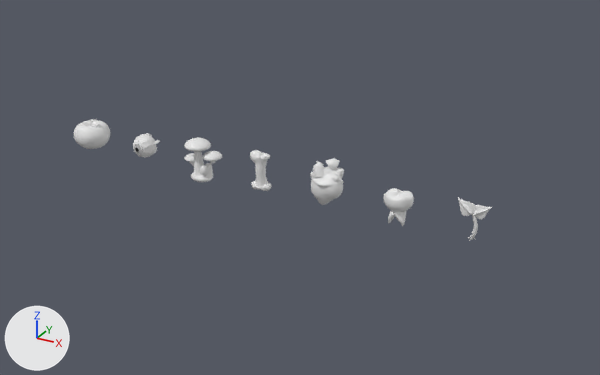
One commit to the FBX model Assets/Prototype_Elevator/Art/Models/SYM_SlotSymbols.fbx: the scene before it, then after it.
Camera for both pictures: a camera (50 mm lens) standing at (1.099, -1.782, 0.868) and looking at (0.095, 0.043, -0.045). Arrows for +X, +Y and +Z are at lower left; the lights stay in place. The first picture is the older version. Vertices at exactly the same position are counted once.

In view in the first picture: 'SYM_Apple', 'SYM_Bone', 'SYM_Eye', 'SYM_Heart', 'SYM_Mushroom', 'SYM_Sprout', 'SYM_Tooth' and 1 more.
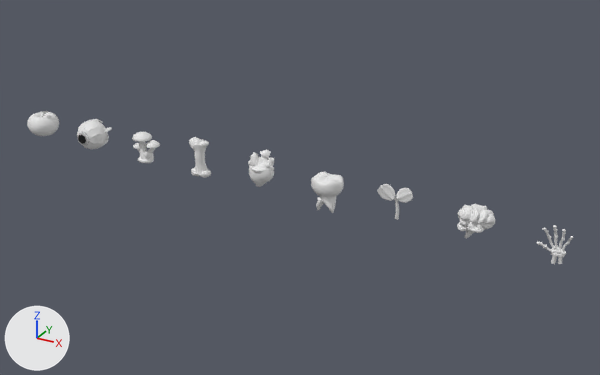
Changed parts and their boxes [x1, y1, x2, y2] in the pictures (600 x 375 px):
'SYM_Heart', moved, rescaled (23% narrower, 21% shorter): before [310, 158, 344, 205]; after [248, 150, 274, 187]
'SYM_Tooth', moved, rescaled (6% wider, 8% taller): before [383, 188, 414, 226]; after [311, 172, 344, 213]
'SYM_Mushroom', reshaped, moved (26% narrower, 30% shorter): before [184, 137, 222, 182]; after [132, 132, 160, 163]
'SYM_Apple', reshaped, moved (11% narrower, 17% shorter): before [74, 120, 110, 149]; after [27, 112, 59, 136]
'SYM_Bone', moved: before [250, 150, 272, 191]; after [189, 137, 211, 178]
'SYM_Eye', reshaped, moved (29% wider, 19% taller): before [133, 133, 160, 158]; after [77, 119, 112, 149]
'SYM_Sprout', reshaped, moved (18% shorter): before [458, 197, 492, 241]; after [378, 184, 413, 220]
'SYM_Brain', added: after [457, 204, 495, 239]
'SYM_HandBone', added: after [537, 225, 573, 264]
part 6 of me_sym_sprout_012, rebuilt: before [458, 197, 492, 234]; after [378, 184, 413, 220]

Edits to the bpy script that builds the scene:
```text
Change me_sym_apple_045:
    remove me_sym_apple_045.from_pydata(...)  # 1232 vertices, 2398 faces; spans x -0.0536..0.0552, y -0.0544..0.0544, z -0.0419..0.0512
    add me_sym_apple_045.from_pydata(...)  # 1245 vertices, 2434 faces; spans x -0.0473..0.0487, y -0.048..0.048, z -0.0369..0.0463
    me_sym_apple_045 part 1: 1232 vertices removed from x -0.0536..0.0552, y -0.0544..0.0544, z -0.0419..0.0512; 1245 vertices added at x -0.0473..0.0487, y -0.048..0.048, z -0.0369..0.0463
Change me_sym_mushroom_020:
    remove me_sym_mushroom_020.from_pydata(...)  # 1288 vertices, 2524 faces; spans x -0.0582..0.0636, y -0.0394..0.0344, z -0.0691..0.058
    add me_sym_mushroom_020.from_pydata(...)  # 2236 vertices, 4385 faces; spans x -0.0439..0.0485, y -0.0302..0.0265, z -0.0521..0.0422
    me_sym_mushroom_020 part 4: 1288 vertices removed from x -0.0582..0.0636, y -0.0394..0.0344, z -0.0691..0.058; 2236 vertices added at x -0.0439..0.0485, y -0.0302..0.0265, z -0.0521..0.0422
Change me_sym_sprout_012:
    remove me_sym_sprout_012.from_pydata(...)  # 1452 vertices, 2806 faces; spans x -0.0469..0.0357, y -0.0143..0.0078, z -0.0679..0.0435
    add me_sym_sprout_012.from_pydata(...)  # 1452 vertices, 2858 faces; spans x -0.0513..0.0378, y -0.0185..0.007, z -0.0522..0.0451
    me_sym_sprout_012 part 6: the loose piece of 1163 vertices spanning x -0.0469..0.0357, y -0.0143..0.0073, z -0.0423..0.0435 is rebuilt with 1452 vertices and now spans x -0.0513..0.0378, y -0.0185..0.007, z -0.0522..0.0451
    other edits to the shape of me_sym_sprout_012 do not show in these pictures
Change me_sym_tooth_036:
    remove me_sym_tooth_036.from_pydata(...)  # 1052 vertices, 2044 faces; spans x -0.0384..0.0384, y -0.0322..0.0322, z -0.0613..0.0251
    add me_sym_tooth_036.from_pydata(...)  # 1052 vertices, 2044 faces; spans x -0.0439..0.0439, y -0.0367..0.0367, z -0.07..0.0286
    me_sym_tooth_036 part 3: the whole mesh is scaled about the mesh origin by 1.14
Change me_sym_eye_036:
    remove me_sym_eye_036.from_pydata(...)  # 848 vertices, 1654 faces; spans x -0.0359..0.036, y -0.0331..0.0552, z -0.0338..0.0338
    add me_sym_eye_036.from_pydata(...)  # 848 vertices, 1654 faces; spans x -0.0473..0.0473, y -0.0435..0.0726, z -0.0444..0.0444
    me_sym_eye_036 part 5: the whole mesh is multiplied about the mesh origin by the matrix ((1.315, 0.0, 0.0), (0.0, 1.315, 0.0), (0.0, 0.0, 1.315))
Change me_sym_heart_045:
    remove me_sym_heart_045.from_pydata(...)  # 1304 vertices, 2499 faces; spans x -0.0466..0.045, y -0.0364..0.0356, z -0.0588..0.0725
    add me_sym_heart_045.from_pydata(...)  # 1304 vertices, 2499 faces; spans x -0.0385..0.0371, y -0.03..0.0294, z -0.0485..0.0598
    me_sym_heart_045 part 2: the whole mesh is scaled about the mesh origin by 0.825
Change ob_sym_apple:
    ob_sym_apple.location: (-0.6, 0.0, 0.0) -> (-0.8, 0.0, 0.0)
Change ob_sym_mushroom:
    ob_sym_mushroom.location: (-0.2, 0.0, 0.0) -> (-0.4, 0.0, 0.0)
Change ob_sym_sprout:
    ob_sym_sprout.location: (0.6, 0.0, 0.0) -> (0.4, 0.0, 0.0)
Change ob_sym_tooth:
    ob_sym_tooth.location: (0.4, 0.0, 0.0) -> (0.2, 0.0, 0.0)
Change ob_sym_eye:
    ob_sym_eye.location: (-0.4, 0.0, 0.0) -> (-0.6, 0.0, 0.0)
Change ob_sym_heart:
    ob_sym_heart.location: (0.2, 0.0, 0.0) -> (0.0, 0.0, 0.0)
Change ob_sym_bone:
    ob_sym_bone.location: (0.0, 0.0, 0.0) -> (-0.2, 0.0, 0.0)
Add ob_sym_brain:
    ob_sym_brain = bpy.data.objects.new('SYM_Brain', me_sym_brain_035)  # 2217 vertices, 4398 faces; spans x -0.0456..0.0475, y -0.0311..0.0307, z -0.0627..0.0309; in mat_sym_cortex (white #e7e7e7), mat_sym_brainstem (white #e7e7e7)
    ob_sym_brain.location = (0.6, 0.0, 0.0)
Add ob_sym_handbone:
    ob_sym_handbone = bpy.data.objects.new('SYM_HandBone', me_sym_handbone_018)  # 1606 vertices, 3096 faces; spans x -0.0464..0.0311, y -0.0277..0.008, z -0.0726..0.0342; in mat_sym_handbone (white #e7e7e7)
    ob_sym_handbone.location = (0.8, 0.0, 0.0)
```
